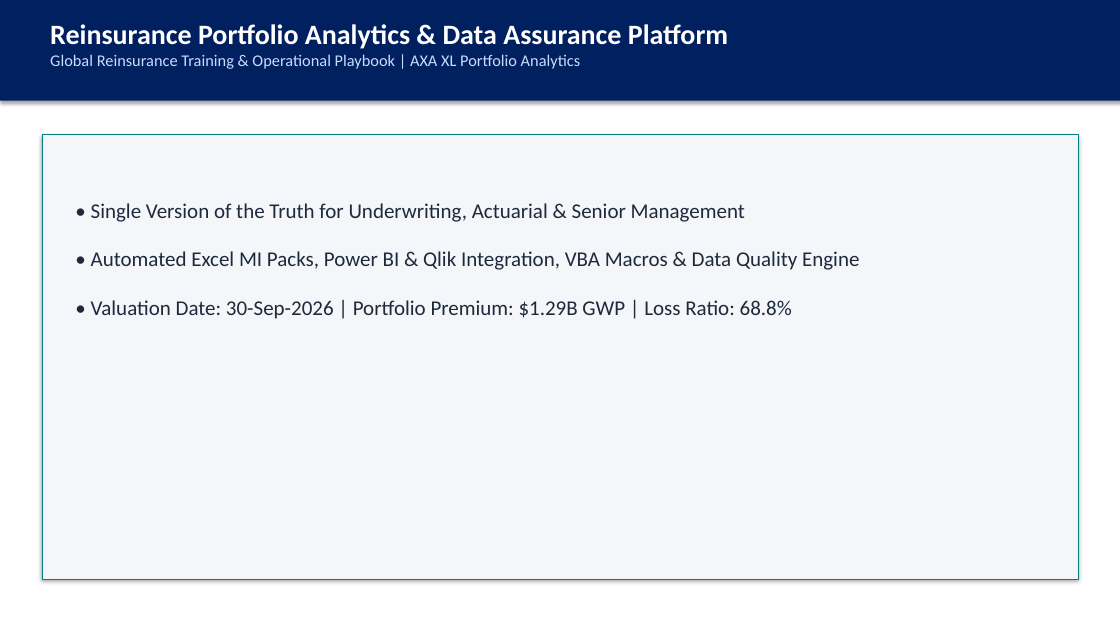
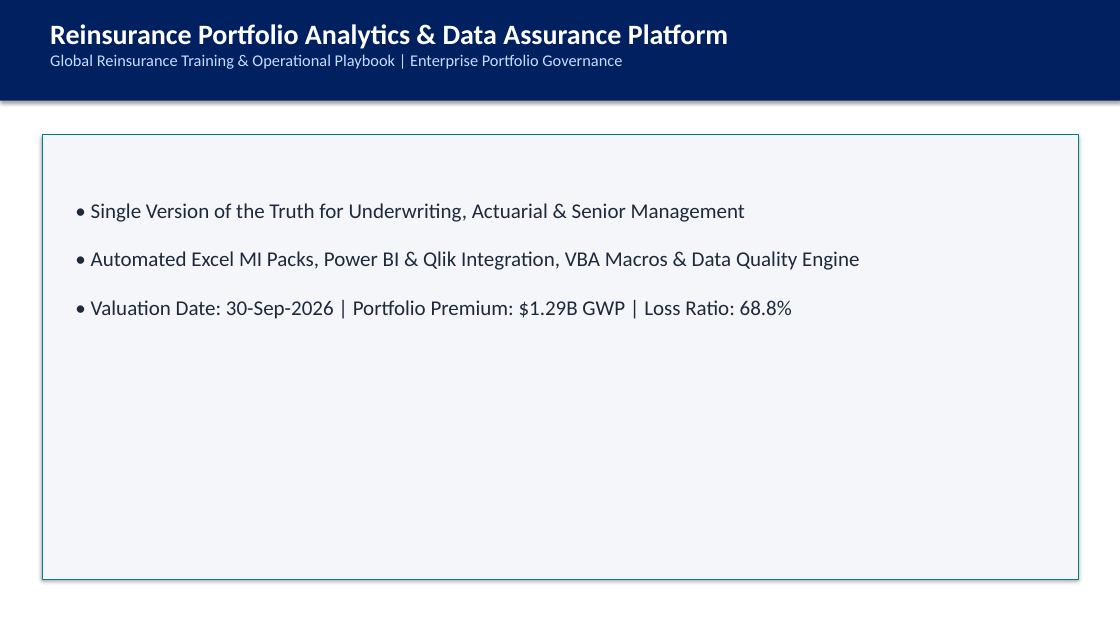
Before and after one commit to Ak-arsha/reinsurance-analytics, a slide deck: slide 1 of docs/Reinsurance_Analytics_Training_Deck.pptx. Drawn at 1120x630 pixels with LibreOffice and Linux fonts; fonts in the diff are those of the drawing. Boxes give left, top, right and bottom in pixels: in the first picture for what was removed or moved away, otherwise in the second. Text is boxed around its words. In the diff, an @@ line names an element or a change of style, - is before the commit and + after.

```diff
--- a/docs/Reinsurance_Analytics_Training_Deck.pptx
+++ b/docs/Reinsurance_Analytics_Training_Deck.pptx
@@ text at box(50, 54, 622, 69): text changed @@
-Global Reinsurance Training & Operational Playbook | AXA XL Portfolio Analytics
+Global Reinsurance Training & Operational Playbook | Enterprise Portfolio Governance
```
Also in this commit, not shown: 1 other slide changed, 15 other files.
